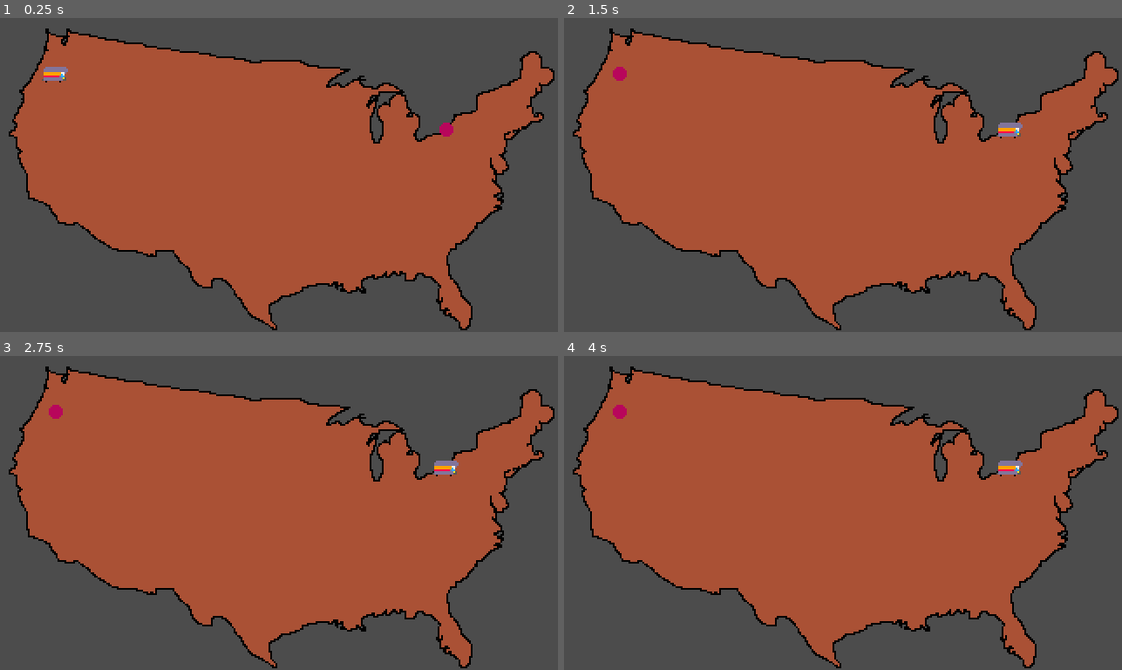
Above: before the commit, frames 1-4 (two rows, left to right).
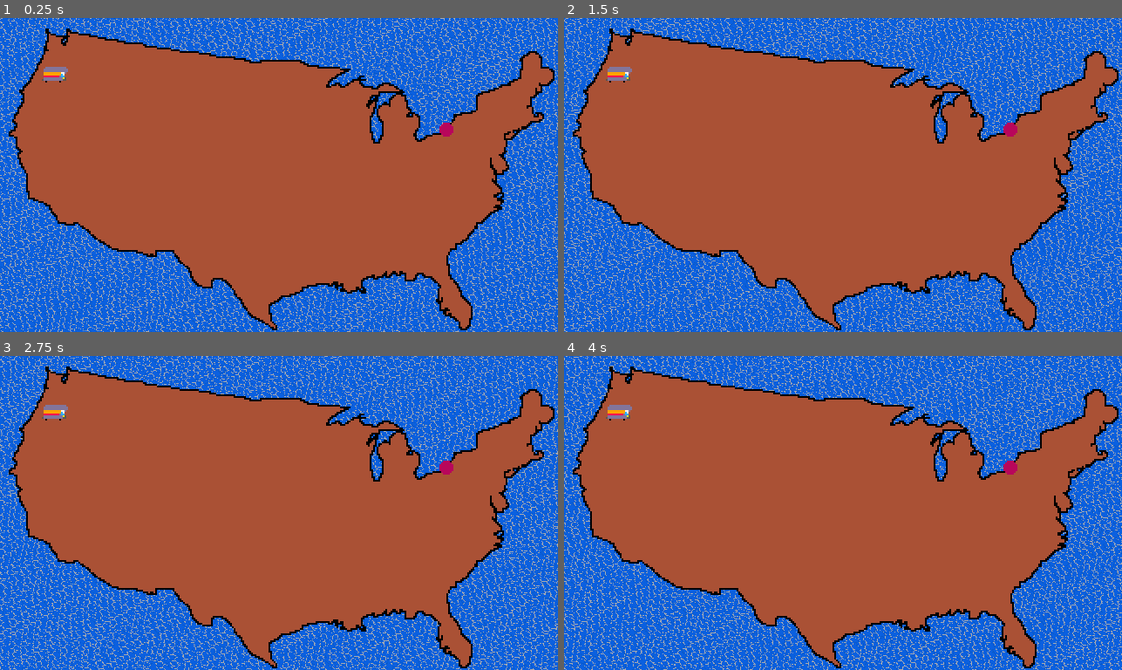
Above: after the commit, the same moments.

Repository: youssefevan/global-game-jam-2023
Game: Godot game, scene res://Scenes/World.tscn
Two runs of this game, one before a commit and one after it. Both use one fixed random seed, a clock stepped at 60 frames per second and the inputs below.
Inputs (mouse positions are in pixels of both pictures, inside the frame that each line leads up to):
- Up to frame 1 (0.25 s): no input
- Up to frame 2 (1.5 s): move the mouse to (619, 74) at 0.52 s; click (619, 74) at 0.6 s; move the mouse to (1010, 131) at 1.27 s; click (1010, 131) at 1.35 s
- Up to frame 3 (2.75 s): move the mouse to (334, 443) at 2.02 s; click (334, 443) at 2.1 s
- Up to frame 4 (4 s): move the mouse to (815, 575) at 2.77 s; click (815, 575) at 2.85 s; move the mouse to (1010, 560) at 3.52 s; click (1010, 560) at 3.6 s

The runs differ from the first frame. In frame 1, 44% of the frame differs, in the area x 0-100%, y 0-100%; in frame 2, 44%; in frame 3, 44%; in frame 4, 44%.

Commit message:
made water shader

Diff:
--- a/Global Game Jam 2023/Scenes/World.tscn
+++ b/Global Game Jam 2023/Scenes/World.tscn
@@ -1,8 +1,292 @@
-[gd_scene load_steps=4 format=2]
+[gd_scene load_steps=6 format=2]
 
 [ext_resource path="res://Scenes/City.tscn" type="PackedScene" id=1]
 [ext_resource path="res://Scenes/Player.tscn" type="PackedScene" id=2]
 [ext_resource path="res://Sprites/mapbkrng.png" type="Texture" id=3]
+
+[sub_resource type="Shader" id=1]
+code = "shader_type canvas_item;
+
+
+
+uniform vec4 WATER_COL : hint_color =  vec4(0.04, 0.38, 0.88, 1.0);
+
+uniform vec4 WATER2_COL : hint_color =  vec4(0.04, 0.35, 0.78, 1.0);
+
+uniform vec4 FOAM_COL : hint_color = vec4(0.8125, 0.9609, 0.9648, 1.0);
+
+
+
+uniform float distortion_speed = 2.0;
+
+uniform vec2 tile = vec2(5.0, 5.0);
+
+uniform float wave_speed = 1.5;
+
+
+
+const float TWOPI = 6.283185307;
+
+const float SIXPI = 18.84955592;
+
+
+
+
+
+
+
+float circ(vec2 pos, vec2 c, float s)
+
+{
+
+    c = abs(pos - c);
+
+    c = min(c, 1.0 - c);
+
+
+
+    return smoothstep(0.0, 0.002, sqrt(s) - sqrt(dot(c, c))) * -1.0;
+
+}
+
+
+
+
+
+float waterlayer(vec2 uv)
+
+{
+
+    uv = mod(uv, 1.0); // Clamp to [0..1]
+
+    float ret = 1.0;
+
+    ret += circ(uv, vec2(0.37378, 0.277169), 0.0268181);
+
+    ret += circ(uv, vec2(0.0317477, 0.540372), 0.0193742);
+
+    ret += circ(uv, vec2(0.430044, 0.882218), 0.0232337);
+
+    ret += circ(uv, vec2(0.641033, 0.695106), 0.0117864);
+
+    ret += circ(uv, vec2(0.0146398, 0.0791346), 0.0299458);
+
+    ret += circ(uv, vec2(0.43871, 0.394445), 0.0289087);
+
+    ret += circ(uv, vec2(0.909446, 0.878141), 0.028466);
+
+    ret += circ(uv, vec2(0.310149, 0.686637), 0.0128496);
+
+    ret += circ(uv, vec2(0.928617, 0.195986), 0.0152041);
+
+    ret += circ(uv, vec2(0.0438506, 0.868153), 0.0268601);
+
+    ret += circ(uv, vec2(0.308619, 0.194937), 0.00806102);
+
+    ret += circ(uv, vec2(0.349922, 0.449714), 0.00928667);
+
+    ret += circ(uv, vec2(0.0449556, 0.953415), 0.023126);
+
+    ret += circ(uv, vec2(0.117761, 0.503309), 0.0151272);
+
+    ret += circ(uv, vec2(0.563517, 0.244991), 0.0292322);
+
+    ret += circ(uv, vec2(0.566936, 0.954457), 0.00981141);
+
+    ret += circ(uv, vec2(0.0489944, 0.200931), 0.0178746);
+
+    ret += circ(uv, vec2(0.569297, 0.624893), 0.0132408);
+
+    ret += circ(uv, vec2(0.298347, 0.710972), 0.0114426);
+
+    ret += circ(uv, vec2(0.878141, 0.771279), 0.00322719);
+
+    ret += circ(uv, vec2(0.150995, 0.376221), 0.00216157);
+
+    ret += circ(uv, vec2(0.119673, 0.541984), 0.0124621);
+
+    ret += circ(uv, vec2(0.629598, 0.295629), 0.0198736);
+
+    ret += circ(uv, vec2(0.334357, 0.266278), 0.0187145);
+
+    ret += circ(uv, vec2(0.918044, 0.968163), 0.0182928);
+
+    ret += circ(uv, vec2(0.965445, 0.505026), 0.006348);
+
+    ret += circ(uv, vec2(0.514847, 0.865444), 0.00623523);
+
+    ret += circ(uv, vec2(0.710575, 0.0415131), 0.00322689);
+
+    ret += circ(uv, vec2(0.71403, 0.576945), 0.0215641);
+
+    ret += circ(uv, vec2(0.748873, 0.413325), 0.0110795);
+
+    ret += circ(uv, vec2(0.0623365, 0.896713), 0.0236203);
+
+    ret += circ(uv, vec2(0.980482, 0.473849), 0.00573439);
+
+    ret += circ(uv, vec2(0.647463, 0.654349), 0.0188713);
+
+    ret += circ(uv, vec2(0.651406, 0.981297), 0.00710875);
+
+    ret += circ(uv, vec2(0.428928, 0.382426), 0.0298806);
+
+    ret += circ(uv, vec2(0.811545, 0.62568), 0.00265539);
+
+    ret += circ(uv, vec2(0.400787, 0.74162), 0.00486609);
+
+    ret += circ(uv, vec2(0.331283, 0.418536), 0.00598028);
+
+    ret += circ(uv, vec2(0.894762, 0.0657997), 0.00760375);
+
+    ret += circ(uv, vec2(0.525104, 0.572233), 0.0141796);
+
+    ret += circ(uv, vec2(0.431526, 0.911372), 0.0213234);
+
+    ret += circ(uv, vec2(0.658212, 0.910553), 0.000741023);
+
+    ret += circ(uv, vec2(0.514523, 0.243263), 0.0270685);
+
+    ret += circ(uv, vec2(0.0249494, 0.252872), 0.00876653);
+
+    ret += circ(uv, vec2(0.502214, 0.47269), 0.0234534);
+
+    ret += circ(uv, vec2(0.693271, 0.431469), 0.0246533);
+
+    ret += circ(uv, vec2(0.415, 0.884418), 0.0271696);
+
+    ret += circ(uv, vec2(0.149073, 0.41204), 0.00497198);
+
+    ret += circ(uv, vec2(0.533816, 0.897634), 0.00650833);
+
+    ret += circ(uv, vec2(0.0409132, 0.83406), 0.0191398);
+
+    ret += circ(uv, vec2(0.638585, 0.646019), 0.0206129);
+
+    ret += circ(uv, vec2(0.660342, 0.966541), 0.0053511);
+
+    ret += circ(uv, vec2(0.513783, 0.142233), 0.00471653);
+
+    ret += circ(uv, vec2(0.124305, 0.644263), 0.00116724);
+
+    ret += circ(uv, vec2(0.99871, 0.583864), 0.0107329);
+
+    ret += circ(uv, vec2(0.894879, 0.233289), 0.00667092);
+
+    ret += circ(uv, vec2(0.246286, 0.682766), 0.00411623);
+
+    ret += circ(uv, vec2(0.0761895, 0.16327), 0.0145935);
+
+    ret += circ(uv, vec2(0.949386, 0.802936), 0.0100873);
+
+    ret += circ(uv, vec2(0.480122, 0.196554), 0.0110185);
+
+    ret += circ(uv, vec2(0.896854, 0.803707), 0.013969);
+
+    ret += circ(uv, vec2(0.292865, 0.762973), 0.00566413);
+
+    ret += circ(uv, vec2(0.0995585, 0.117457), 0.00869407);
+
+    ret += circ(uv, vec2(0.377713, 0.00335442), 0.0063147);
+
+    ret += circ(uv, vec2(0.506365, 0.531118), 0.0144016);
+
+    ret += circ(uv, vec2(0.408806, 0.894771), 0.0243923);
+
+    ret += circ(uv, vec2(0.143579, 0.85138), 0.00418529);
+
+    ret += circ(uv, vec2(0.0902811, 0.181775), 0.0108896);
+
+    ret += circ(uv, vec2(0.780695, 0.394644), 0.00475475);
+
+    ret += circ(uv, vec2(0.298036, 0.625531), 0.00325285);
+
+    ret += circ(uv, vec2(0.218423, 0.714537), 0.00157212);
+
+    ret += circ(uv, vec2(0.658836, 0.159556), 0.00225897);
+
+    ret += circ(uv, vec2(0.987324, 0.146545), 0.0288391);
+
+    ret += circ(uv, vec2(0.222646, 0.251694), 0.00092276);
+
+    ret += circ(uv, vec2(0.159826, 0.528063), 0.00605293);
+
+	return max(ret, 0.0);
+
+}
+
+
+
+vec3 water(vec2 uv, vec3 cdir, float iTime)
+
+{
+
+    uv *= vec2(0.25);
+
+
+
+    // Parallax height distortion with two directional waves at
+
+    // slightly different angles.
+
+    vec2 a = 0.025 * cdir.xz / cdir.y; // Parallax offset
+
+    float h = sin(uv.x + iTime); // Height at UV
+
+    uv += a * h;
+
+    h = sin(0.841471 * uv.x - 0.540302 * uv.y + iTime);
+
+    uv += a * h;
+
+
+
+    // Texture distortion
+
+    float d1 = mod(uv.x + uv.y, TWOPI);
+
+    float d2 = mod((uv.x + uv.y + 0.25) * 1.3, SIXPI);
+
+    d1 = iTime * 0.07 + d1;
+
+    d2 = iTime * 0.5 + d2;
+
+    vec2 dist = vec2(
+
+    	sin(d1) * 0.15 + sin(d2) * 0.05,
+
+    	cos(d1) * 0.15 + cos(d2) * 0.05
+
+    );
+
+
+
+    vec3 ret = mix(WATER_COL.rgb, WATER2_COL.rgb, waterlayer(uv + dist.xy));
+
+    ret = mix(ret, FOAM_COL.rgb, waterlayer(vec2(1.0) - uv - dist.yx));
+
+    return ret;
+
+}
+
+
+
+void fragment() {
+
+	vec2 uv = UV;
+
+   COLOR.rgb = vec3(water(uv * tile, vec3(0,1,0), TIME * distortion_speed));
+
+}"
+
+[sub_resource type="ShaderMaterial" id=2]
+shader = SubResource( 1 )
+shader_param/WATER_COL = Color( 0.04, 0.38, 0.88, 1 )
+shader_param/WATER2_COL = Color( 0.04, 0.35, 0.78, 1 )
+shader_param/FOAM_COL = Color( 0.654902, 0.670588, 0.701961, 1 )
+shader_param/distortion_speed = 2.0
+shader_param/tile = Vector2( 180, 180 )
+shader_param/wave_speed = 1.5
 
 [node name="World" type="Node2D"]
 
@@ -22,3 +306,15 @@
 position = Vector2( 160, 95 )
 z_index = -3
 texture = ExtResource( 3 )
+
+[node name="Control" type="Control" parent="map"]
+show_behind_parent = true
+margin_left = -160.0
+margin_top = -95.0
+margin_right = 160.0
+margin_bottom = 85.0
+
+[node name="ColorRect" type="ColorRect" parent="map/Control"]
+material = SubResource( 2 )
+margin_right = 320.0
+margin_bottom = 181.0
